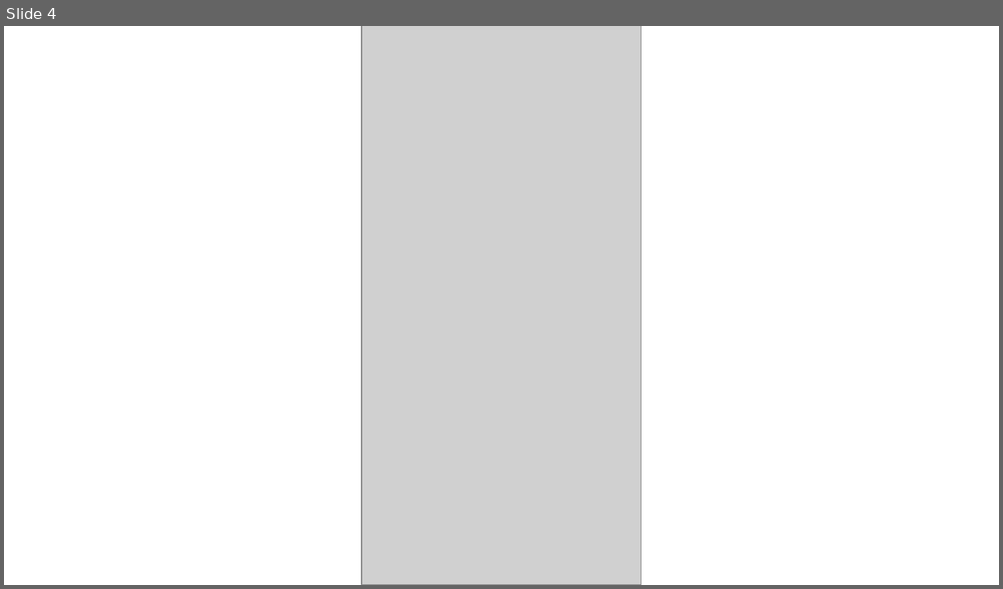
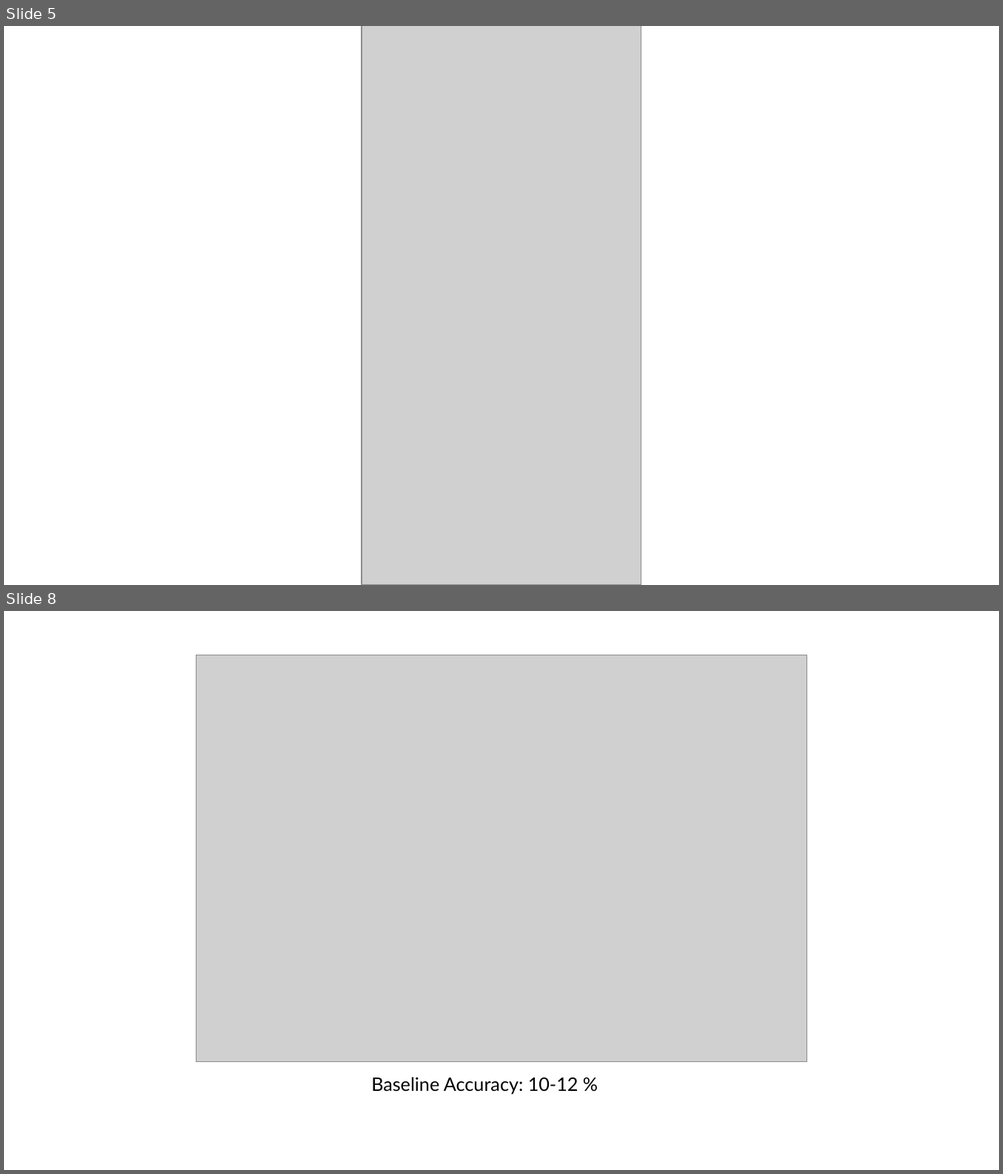
Before and after one commit to samuelnojadera/china-traffic-sign-classification, a slide deck: presentation.pptx. Shown one above the other, each under a label of ours: slide 4 before the commit, slides 5 and 8 after it; the slides between them are not shown. The pictures are 1003x589 and 1003x1174 pixels, drawn with LibreOffice and Linux fonts; fonts in the diff are those of the drawing; grey boxes stand for pictures. Boxes give left, top, right and bottom in pixels: in the first picture for what was removed or moved away, otherwise in the second. Text is boxed around its words. In the diff, an @@ line names an element or a change of style, - is before the commit and + after.

```diff
--- a/presentation.pptx
+++ b/presentation.pptx
@@ slide 8 added at [4, 611, 999, 1170], background #FFFFFF @@
@@ picture added at [196, 655, 806, 1062] @@
@@ text added at [371, 1077, 578, 1095], 18 pt, text #000000 @@
+Baseline Accuracy: 10-12 %
@@ what was slide 4 is now slide 5 @@
```
Also in this commit, not shown: 1 slide changed, 9 other slides added, 5 slides removed, 10 other files.
